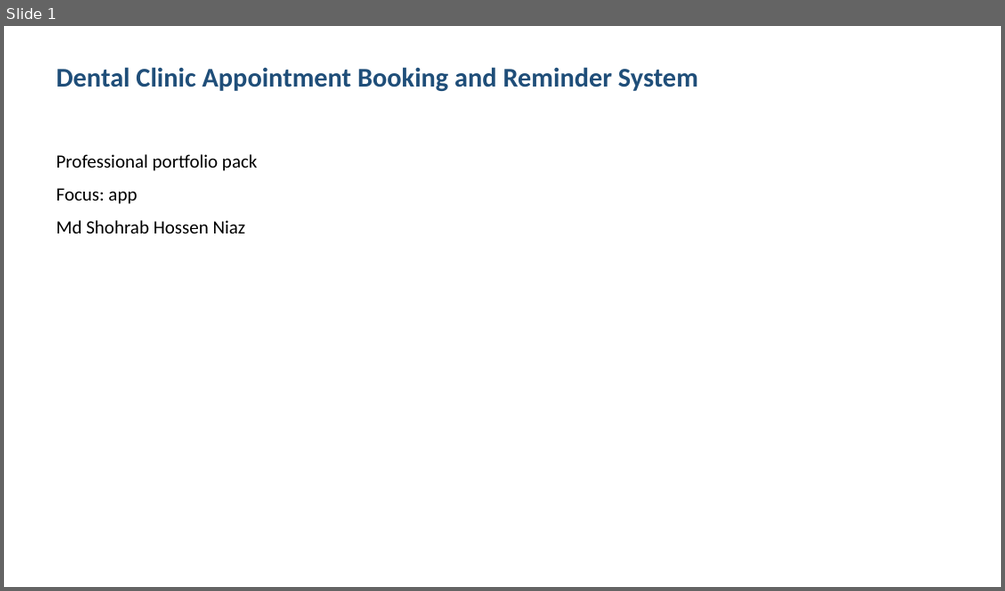
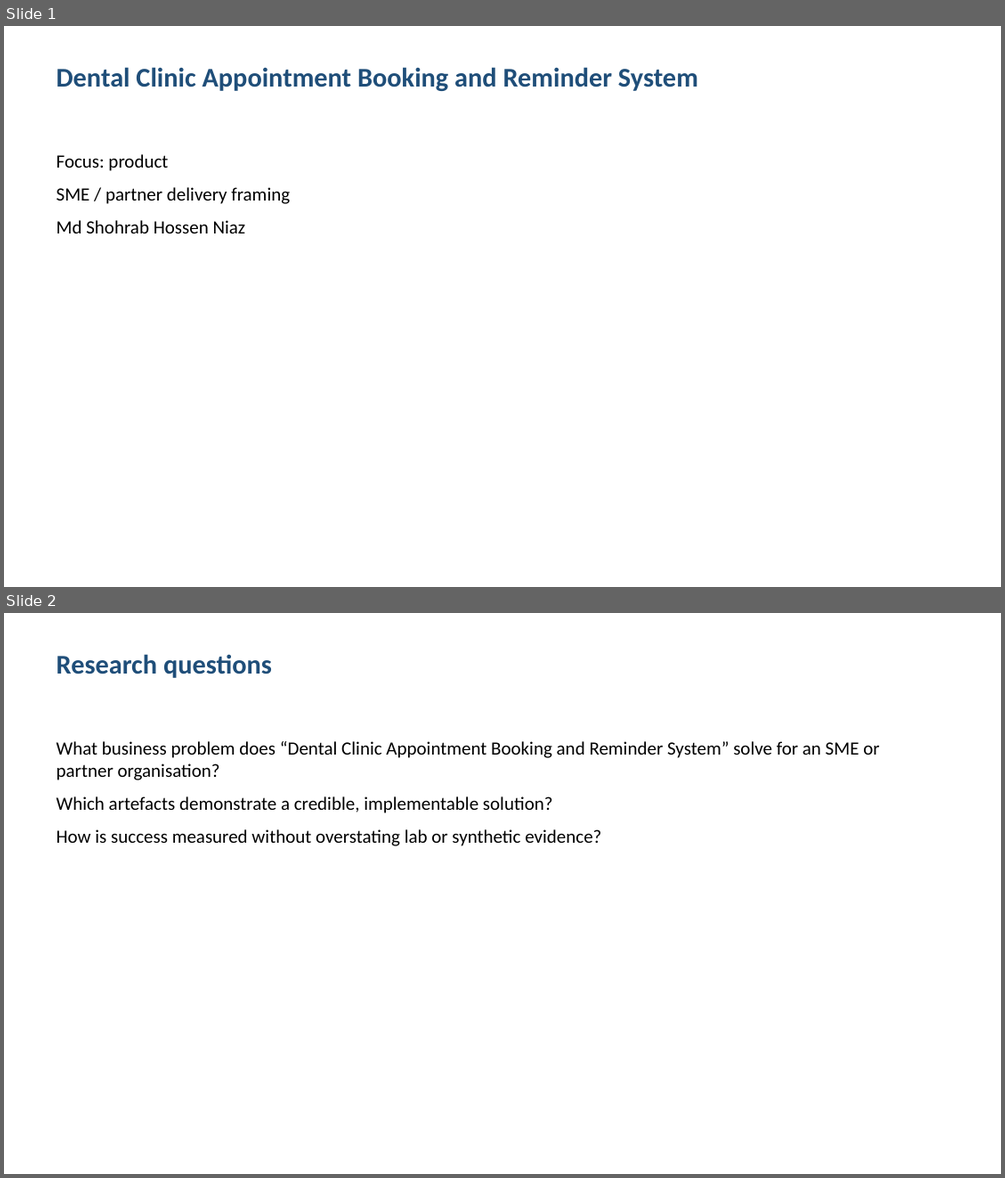
Before and after one commit to shohrabniaz/dental-clinic-booking-system, a slide deck: Final_Submission/02_Presentation.pptx. Shown one above the other, each under a label of ours: slide 1 before the commit, slides 1 and 2 after it. The pictures are 1005x591 and 1005x1178 pixels, drawn with LibreOffice and Linux fonts; fonts in the diff are those of the drawing. Boxes give left, top, right and bottom in pixels: in the first picture for what was removed or moved away, otherwise in the second. Text is boxed around its words. In the diff, an @@ line names an element or a change of style, - is before the commit and + after.

Commit message:
Polish portfolio pack for professional showcase readiness.

```diff
--- a/Final_Submission/02_Presentation.pptx
+++ b/Final_Submission/02_Presentation.pptx
@@ slide 2 added at [4, 613, 1001, 1174], background #FFFFFF @@
@@ text added at [57, 654, 272, 678], 26 pt, text #1F4E79, bold @@
+Research questions
@@ text added at [57, 741, 879, 846], 18 pt, text #000000 @@
+What business problem does “Dental Clinic Appointment Booking and Reminder System” solve for an SME or partner organisation?
+Which artefacts demonstrate a credible, implementable solution?
+How is success measured without overstating lab or synthetic evidence?
@@ slide 1 changed as well @@
@@ text at [57, 154, 290, 204]: text changed @@
-Professional portfolio pack
-Focus: app
+Focus: product
+SME / partner delivery framing
```
Also in this commit, not shown: 2 other slides changed, 1 slide removed, 12 other files.
